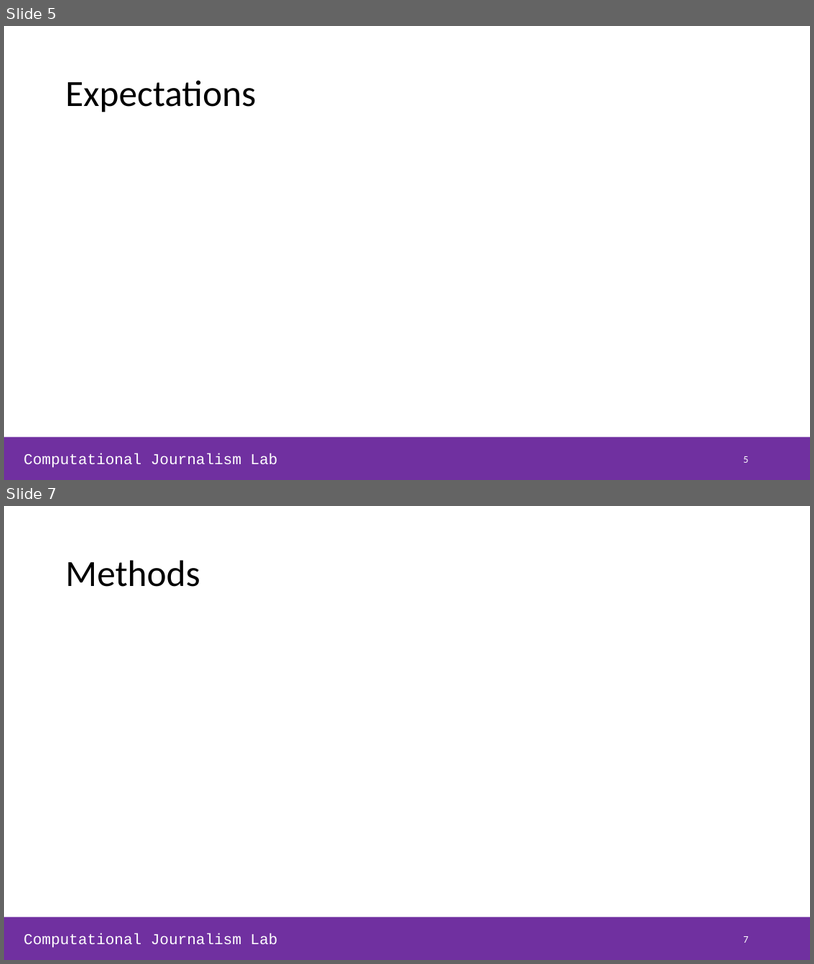
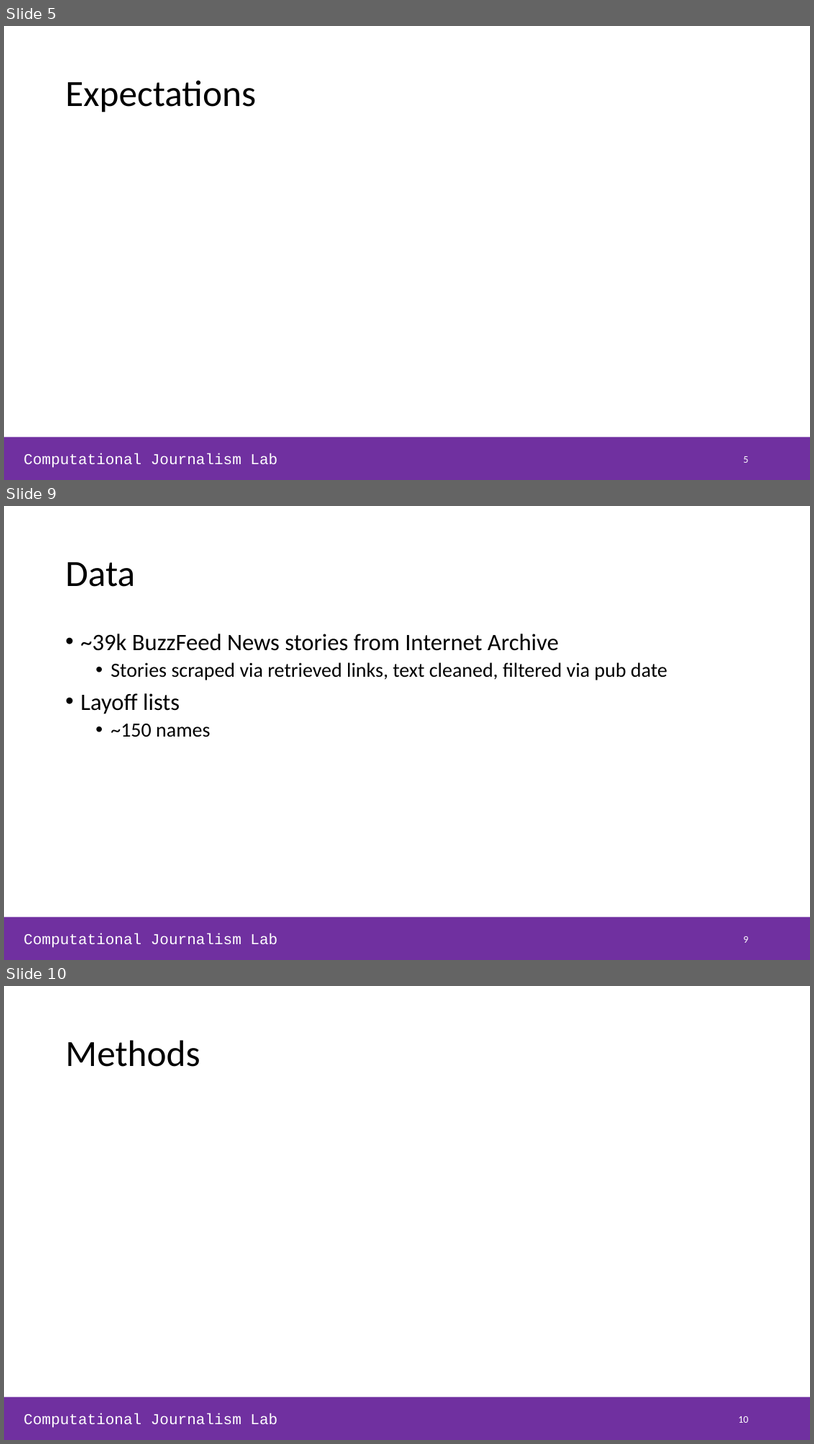
Before and after one commit to NHagar/layoffs_analysis, a slide deck: slides_lab-meeting.pptx. Shown one above the other, each under a label of ours: slides 5 and 7 before the commit, slides 5, 9 and 10 after it; the slides between them are not shown. The pictures are 814x964 and 814x1444 pixels, drawn with LibreOffice and Linux fonts; fonts in the diff are those of the drawing. Boxes give left, top, right and bottom in pixels: in the first picture for what was removed or moved away, otherwise in the second. Text is boxed around its words. In the diff, an @@ line names an element or a change of style, - is before the commit and + after.

```diff
--- a/slides_lab-meeting.pptx
+++ b/slides_lab-meeting.pptx
@@ slide 9 added at [4,506,810,960], background #FFFFFF; not listed: 2 template elements that a slide beside it also shows @@
@@ title added at [65,562,135,587], 44 pt, text #000000 @@
+Data
@@ text added at [80,633,668,737], 24 pt, text #000000 @@
+• ~39k BuzzFeed News stories from Internet Archive
+  • Stories scraped via retrieved links, text cleaned, filtered via pub date
+• Layoff lists
+  • ~150 names
@@ page number added at [743,936,748,942], 12 pt, text #FFFFFF @@
+9
@@ what was slide 7 is now slide 10 @@
@@ page number at [738,1416,748,1422]: text changed @@
-7
+10
```
Also in this commit, not shown: 2 slides changed, 9 other slides added, 1 slide removed, 5 other files.
